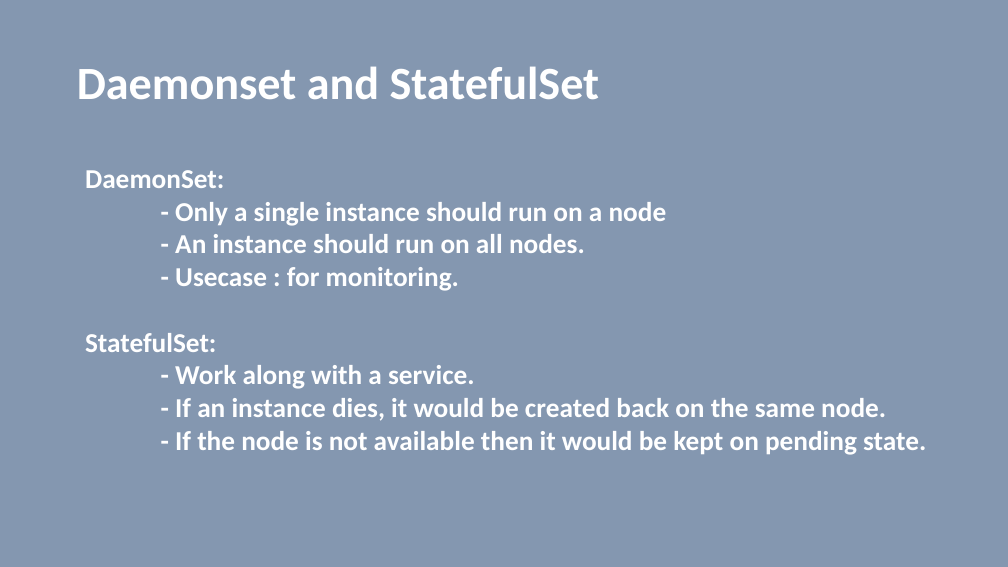
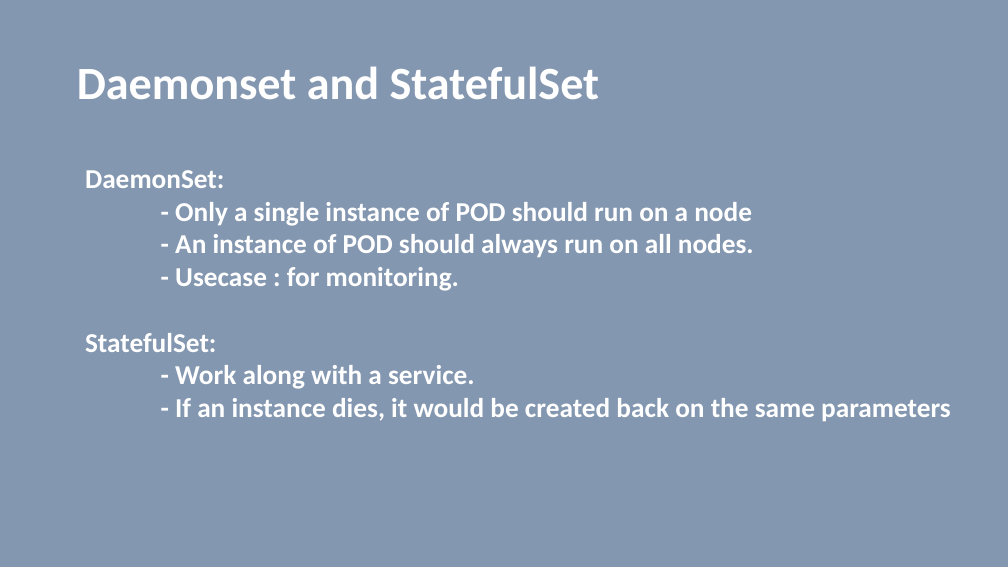
Before and after one commit to vilasvarghese/docker-k8s, a slide deck: slide 52 of notes/day4/4thDay.pptx (slide 53 before the commit). Drawn at 1008x567 pixels with LibreOffice and Linux fonts; fonts in the diff are those of the drawing. Boxes give left, top, right and bottom in pixels: in the first picture for what was removed or moved away, otherwise in the second. Text is boxed around its words. In the diff, an @@ line names an element or a change of style, - is before the commit and + after.

```diff
--- a/notes/day4/4thDay.pptx
+++ b/notes/day4/4thDay.pptx
@@ text at (175, 202, 754, 257): text changed @@
-- Only a single instance should run on a node
-- An instance should run on all nodes.
+- Only a single instance of POD should run on a node
+- An instance of POD should always run on all nodes.
@@ text at (175, 398, 951, 421): text changed @@
-- If an instance dies, it would be created back on the same node.
-- If the node is not available then it would be kept on pending state.
+- If an instance dies, it would be created back on the same parameters
```
Also in this commit, not shown: 35 other slides changed, 5 slides added, 19 slides removed, 7 other files.
